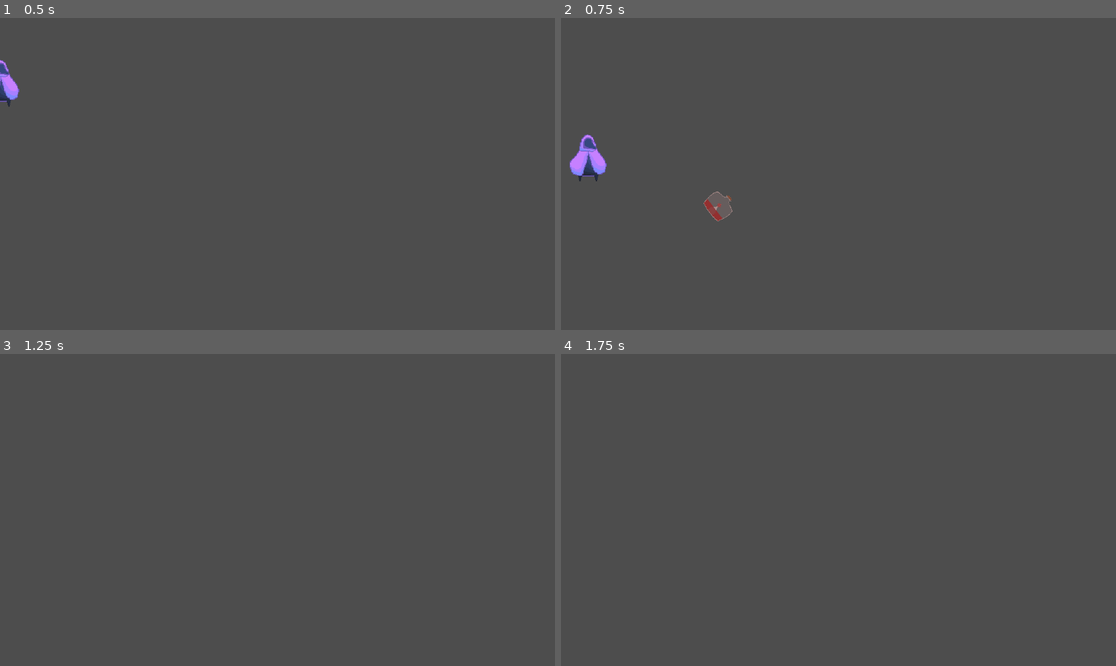
Above: before the commit, frames 1-4 (two rows, left to right).
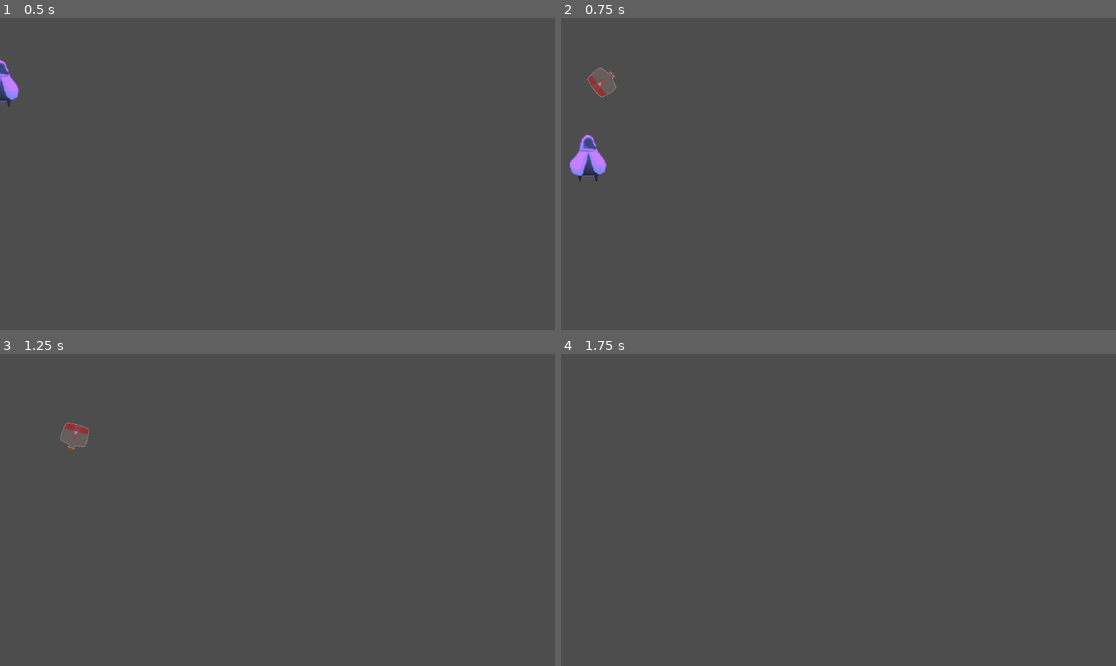
Above: after the commit, the same moments.

Repository: williammartinek22/PlatformFighter
Game: Godot game, scene res://gauzy_character.tscn
Two runs of this game, one before a commit and one after it. Both use one fixed random seed, a clock stepped at 60 frames per second and the inputs below. This scene is started directly instead of the project's main scene.
Inputs (mouse positions are in pixels of both pictures, inside the frame that each line leads up to):
- Up to frame 1 (0.5 s): no input
- Up to frame 2 (0.75 s): tap Enter (ui_accept) at 0.5 s; move the mouse to (960, 158) at 0.52 s; hold Right (ui_right) from 0.53 s (still down); hold C (C) from 0.53 s (still down)
- Up to frame 3 (1.25 s): keep holding Right (ui_right); keep holding C (C); tap Enter (ui_accept) at 0.77 s; tap R (R) at 0.8 s
- Up to frame 4 (1.75 s): keep holding Right (ui_right); move the mouse to (727, 525) at 1.27 s; release C (C) at 1.28 s; tap R (R) at 1.35 s; tap Enter (ui_accept) at 1.52 s; tap S (S) at 1.55 s

Frame 1 is identical in both runs. In frame 2, 0.6% of the frame differs, in the area x 4-31%, y 15-66%; in frame 3, 0.3%; in frame 4, nothing differs.
Error before the commit: Invalid access to property or key 'value' on a base object of type 'Nil'. (res://gauzy_character.gd:15)
Error after the commit: Invalid access to property or key 'value' on a base object of type 'Nil'. (res://gauzy_character.gd:17)

Commit message:
Added crystal attack

Diff:
--- a/Explosive.gd
+++ b/Explosive.gd
@@ -6,10 +6,12 @@
 var mousePos
 var bounce = false
 
+var sender
 var explosion = load("res://explosion.tscn")
 
 func _ready():
-	mousePos = get_local_mouse_position()
+	mousePos = position + Vector2(100,100)
+	mousePos.x *= dir
 	velocity = Vector2(500,-500)
 	await get_tree().create_timer(1.5).timeout
 	explode()
@@ -23,7 +25,7 @@
 	#It moves kinda weird whenever it hits something
 	var collision_info = move_and_collide(velocity * delta)
 	if collision_info:
-		if bounce == true:
+		if collision_info.get_collider() is MultiplayerController and collision_info.get_collider() != sender:
 			explode()
 		bounce = true
 		velocity = velocity.bounce(collision_info.get_normal())
@@ -35,5 +37,5 @@
 func explode():
 	var explInst = explosion.instantiate()
 	explInst.global_position = global_position
-	get_tree().root.call_deferred("add_child", explInst)
+	get_tree().root.call_deferred("add_child", explInst, true)
 	queue_free()
--- /dev/null
+++ b/crystal.gd
@@ -0,0 +1,23 @@
+extends Area2D
+
+var sender
+var direction
+
+func _ready():
+	await get_tree().create_timer(0.3).timeout
+	transform.x.x = direction
+	queue_free()
+
+func _physics_process(delta):
+	position += Vector2(10*direction,-3)
+
+func _on_body_entered(body):
+	if body.has_method("take_damage") and body != sender:
+		body.take_damage(15)
+
+	if not body == self and body.frame != 4:
+		var flingDirection = body.position.direction_to(position) * -10
+		flingDirection.x *= 250
+		#flingDirection.y *= 500 #/throwFactor
+		flingDirection.y -= 100
+		body.velocity = flingDirection
--- /dev/null
+++ b/crystal.tscn
@@ -0,0 +1,19 @@
+[gd_scene load_steps=3 format=3 uid="uid://b0weo6j262mia"]
+
+[ext_resource type="Script" path="res://crystal.gd" id="1_4732v"]
+[ext_resource type="Texture2D" uid="uid://bqstdtfk2keyl" path="res://gauzySpriteSheet.png" id="1_qg0qr"]
+
+[node name="Crystal" type="Area2D"]
+script = ExtResource("1_4732v")
+
+[node name="GauzySpriteSheet" type="Sprite2D" parent="."]
+position = Vector2(0, -52)
+texture = ExtResource("1_qg0qr")
+hframes = 13
+frame = 9
+
+[node name="CollisionShape2D" type="CollisionPolygon2D" parent="."]
+position = Vector2(17, 0)
+polygon = PackedVector2Array(-51, 8, 26, 10, -15, -95)
+
+[connection signal="body_entered" from="." to="." method="_on_body_entered"]
--- a/explosion.gd
+++ b/explosion.gd
@@ -5,3 +5,8 @@
 	$AnimatedSprite2D.play("default")
 	await get_tree().create_timer(0.3).timeout
 	queue_free()
+
+
+func _on_body_entered(body):
+	if body.has_method("take_damage"):
+		body.take_damage(20)
--- a/explosion.tscn
+++ b/explosion.tscn
@@ -77,3 +77,5 @@
 
 [node name="AudioStreamPlayer" type="AudioStreamPlayer" parent="."]
 stream = ExtResource("3_5ehn3")
+
+[connection signal="body_entered" from="." to="." method="_on_body_entered"]
--- a/gauzy_character.gd
+++ b/gauzy_character.gd
@@ -1,11 +1,13 @@
 extends MultiplayerController
 
 @export var explosive: PackedScene
+@export var crystal: PackedScene
 
 var hornAttack = false
 var coolDown = 0.0
 
 func _physics_process(delta):
+	$ProjectileSpawner.spawn_function = spawn_explosive
 	coolDown -= delta * 10
 	if frame < $GauzySpriteSheet.hframes:
 		$GauzySpriteSheet.frame = frame
@@ -29,30 +31,48 @@
 func attack(input_up,input_down,input_c):
 	if input_up:
 		if input_c:
-			pass
+			frame = 7#Parachute potion
+			$Attacks/UpPower.disabled = false
+			velocity = Vector2(0,-100)
 		else:
-			pass
+			velocity = Vector2(0,-1000)
 	elif input_down:
-		if input_c:
-			pass
-		else:
-			pass
+		if input_c and coolDown <= 0 and is_on_floor():
+			var leftCrystal = crystal.instantiate()
+			var rightCrystal = crystal.instantiate()
+			get_tree().root.add_child(leftCrystal,true)
+			get_tree().root.add_child(rightCrystal,true)
+			var floorPosition = Vector2(position.x,position.y+85)
+			leftCrystal.position = floorPosition
+			rightCrystal.position = floorPosition
+			leftCrystal.direction = -1
+			rightCrystal.direction = 1
+			leftCrystal.sender = self
+			rightCrystal.sender = self
+			coolDown = 5.0
+		elif !input_c:
+			frame = 5
+			$Attacks/DownAttack.disabled = false
+			velocity = Vector2(0,300)
 	elif input_c:
 		if coolDown <= 0:
-			$ProjectileSpawner.spawn_function = spawn_explosive
 			$ProjectileSpawner.spawn(1)
 	else:
 		pass
 	if hornAttack:
 		$Attacks/BeetleFormCollision.disabled = false
 		$GauzySuperSpriteSheet.play("default")
-	#super(input_up,input_down,input_c)
+	var attacks = $Attacks.get_children()
+	for attack in attacks:
+		if attack is CollisionShape2D:
+			attack.disabled = true
 
 func spawn_explosive(_x) -> Node:
 	var explInst = explosive.instantiate()
 	if explInst:
-		get_tree().current_scene.add_child(explInst)
+		explInst.dir = transform.x.x
 		explInst.position = position
+		explInst.sender = self
 		coolDown = 10.0
 		return explInst
 	else:
--- a/gauzy_character.tscn
+++ b/gauzy_character.tscn
@@ -1,8 +1,9 @@
-[gd_scene load_steps=31 format=3 uid="uid://b182ueivb4l4h"]
+[gd_scene load_steps=32 format=3 uid="uid://b182ueivb4l4h"]
 
 [ext_resource type="Script" path="res://gauzy_character.gd" id="1_u5k6v"]
 [ext_resource type="Script" path="res://Multiplayer/MultiplayerInput.gd" id="2_byeg4"]
 [ext_resource type="PackedScene" uid="uid://htqyqijpd563" path="res://explosive.tscn" id="2_hvwkq"]
+[ext_resource type="PackedScene" uid="uid://b0weo6j262mia" path="res://crystal.tscn" id="3_5v1xp"]
 [ext_resource type="Texture2D" uid="uid://bqstdtfk2keyl" path="res://gauzySpriteSheet.png" id="3_rv78x"]
 [ext_resource type="Texture2D" uid="uid://chlpoq1tgemdi" path="res://superSheet.png" id="4_d02gi"]
 [ext_resource type="Texture2D" uid="uid://c6ynebf1hihfx" path="res://gauzySuperSpriteSheet.png" id="5_6nvri"]
@@ -173,6 +174,7 @@
 collision_mask = 16
 script = ExtResource("1_u5k6v")
 explosive = ExtResource("2_hvwkq")
+crystal = ExtResource("3_5v1xp")
 
 [node name="PlayerSynchronizer" type="MultiplayerSynchronizer" parent="."]
 unique_name_in_owner = true
@@ -188,7 +190,7 @@
 position = Vector2(11, -4)
 texture = ExtResource("3_rv78x")
 hframes = 13
-frame = 8
+frame = 5
 
 [node name="CollisionShape2D" type="CollisionShape2D" parent="."]
 position = Vector2(1, 8)
Binary file added: EmptyPotion.png
Not shown, added: EmptyPotion.png.import
